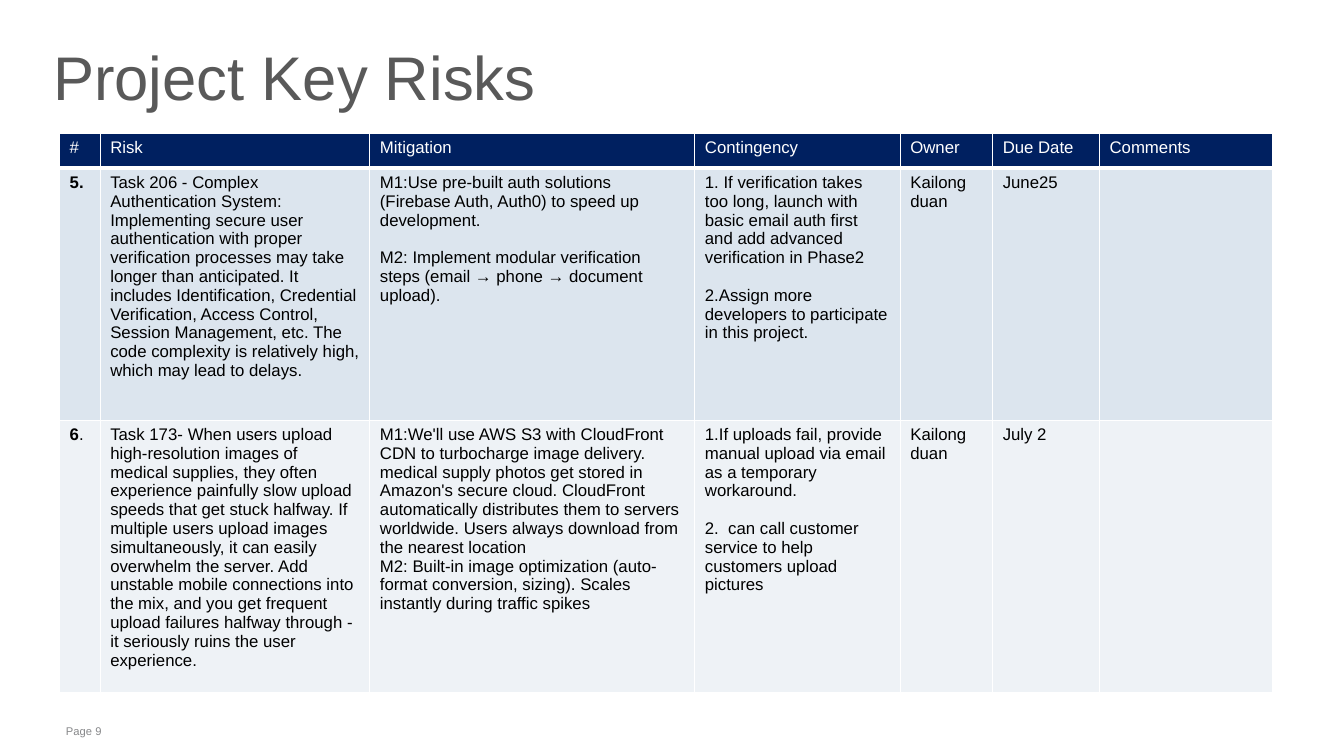
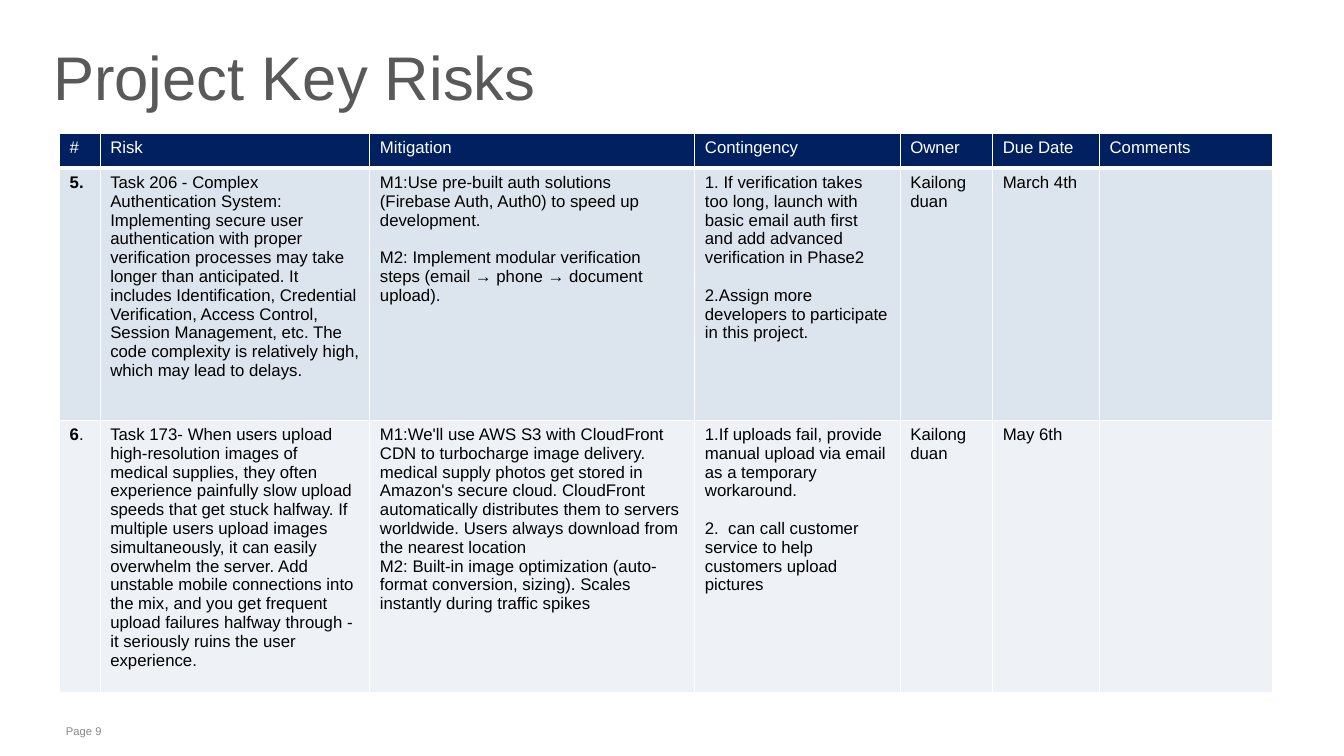
Before and after one commit to dkl520/cs7315_project, a slide deck: slide 9 of 3/group2 - proj3 (1).pptx. Drawn at 1344x756 pixels with LibreOffice and Linux fonts; fonts in the diff are those of the drawing. Boxes give left, top, right and bottom in pixels: in the first picture for what was removed or moved away, otherwise in the second. Text is boxed around its words. In the diff, an @@ line names an element or a change of style, - is before the commit and + after.

```diff
--- a/3/group2 - proj3 (1).pptx
+++ b/3/group2 - proj3 (1).pptx
@@ table at bbox=[59, 133, 1272, 693] @@
-row 2, column 6: June25
+row 2, column 6: March 4th
-row 3, column 6: July 2
+row 3, column 6: May 6th
```
Also in this commit, not shown: 1 other slide changed.
